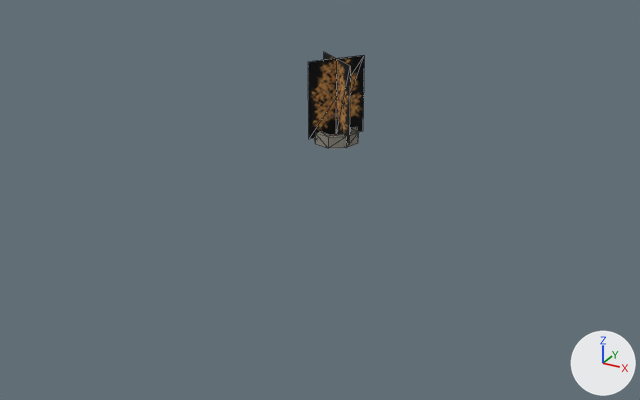
Before and after pictures for a commit that changed the OBJ model examples/vehicle-playground/res/models/urban/procgen-procpain-tree-park-large-x0zm2.obj.
Camera for both pictures: a 50 mm lens placed at (40.0, -46.5, 28.3), pointed at (10.0, 8.1, 1.0). Lighting does not change. The marker at lower right points along +X, +Y and +Z. The older version comes first. Mesh edges are drawn as thin lines. Where no turn or scale is listed for an object, it has been applied to the vertices. Vertices at exactly the same position are counted once.

The first picture shows 'procgen-procpain-tree-park-large-x0zm2'.
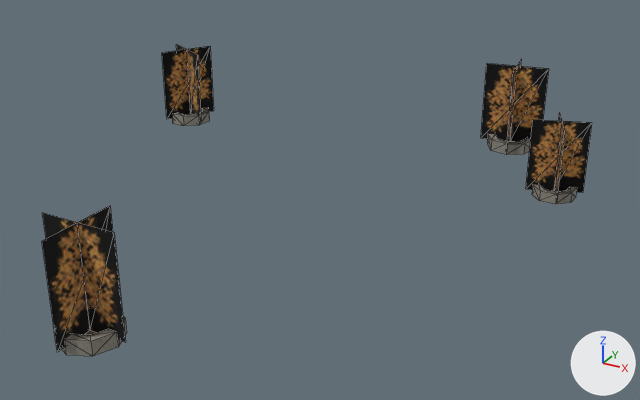
What differs and where, as boxes [x1, y1, x2, y2] in the pictures (640 x 400 px; the box of a moved part takes in the faces that stretch with it):
'procgen-procpain-tree-park-large-x0zm2', reshaped (867% wider, 223% taller): before [308, 52, 364, 148]; after [42, 44, 592, 356]
part 1 of me_procgen_procpain_tree_park_large_x0zm2, moved or reshaped: before [308, 52, 364, 144]; after [526, 112, 592, 202]
part 2 of me_procgen_procpain_tree_park_large_x0zm2, added: after [481, 59, 548, 150]
part 3 of me_procgen_procpain_tree_park_large_x0zm2, added: after [42, 206, 125, 352]
part 4 of me_procgen_procpain_tree_park_large_x0zm2, added: after [162, 44, 214, 121]
part 5 of me_procgen_procpain_tree_park_large_x0zm2, moved or reshaped: before [315, 127, 358, 148]; after [532, 185, 577, 204]
part 6 of me_procgen_procpain_tree_park_large_x0zm2, added: after [487, 134, 531, 155]
part 7 of me_procgen_procpain_tree_park_large_x0zm2, added: after [53, 316, 127, 356]
part 8 of me_procgen_procpain_tree_park_large_x0zm2, added: after [172, 107, 209, 126]

Patch to the scene script:
```diff
--- a/examples/vehicle-playground/res/models/urban/procgen-procpain-tree-park-large-x0zm2.obj.py
+++ b/examples/vehicle-playground/res/models/urban/procgen-procpain-tree-park-large-x0zm2.obj.py
@@ me_procgen_procpain_tree_park_large_x0zm2 @@
 # used by ob_procgen_procpain_tree_park_large_x0zm2; location = (0.0, 0.0, 0.0)
-me_procgen_procpain_tree_park_large_x0zm2.from_pydata(...)  # 42 vertices, 68 faces; spans x 1.31..5.78, y 20.64..25.11, z 0.0..7.84
+me_procgen_procpain_tree_park_large_x0zm2.from_pydata(...)  # 168 vertices, 272 faces; spans x -14.25..26.98, y -16.65..31.7, z 0.0..7.61
+# me_procgen_procpain_tree_park_large_x0zm2 part 1: the loose piece of 10 vertices spanning x 1.31..5.78, y 20.64..25.11, z 0.54..7.84 is turned -33.2 degrees about the z axis through its middle and scaled by 0.802, then moved by (21.33, -3.07, -0.83)
+# me_procgen_procpain_tree_park_large_x0zm2 part 2: the loose piece of 10 vertices spanning x 1.31..5.78, y 20.64..25.11, z 0.54..7.84 is copied, and the copy is turned -44.4 degrees about the z axis through its middle and scaled by 0.971, then moved by (14.77, 6.15, -0.12); it spans x 15.63..20.99, y 26.34..31.7, z 0.52..7.61
+# me_procgen_procpain_tree_park_large_x0zm2 part 3: the loose piece of 10 vertices spanning x 1.31..5.78, y 20.64..25.11, z 0.54..7.84 is copied, and the copy is turned 36 degrees about the z axis through its middle and scaled by 0.949, then moved by (3.28, -36.87, -0.21); it spans x 4.18..9.48, y -16.65..-11.35, z 0.51..7.44
+# me_procgen_procpain_tree_park_large_x0zm2 part 4: the loose piece of 10 vertices spanning x 1.31..5.78, y 20.64..25.11, z 0.54..7.84 is copied, and the copy is turned 7.3 degrees about the z axis through its middle and scaled by 0.91, then moved by (-15.59, -1.54, -0.38); it spans x -14.25..-9.83, y 19.13..23.55, z 0.49..7.13
+# me_procgen_procpain_tree_park_large_x0zm2 part 5: the loose piece of 32 vertices spanning x 1.42..5.67, y 20.75..25.0, z 0.0..1.07 is turned -33.2 degrees about the z axis through its middle and scaled by 0.802, then moved by (21.33, -3.07, -0.11)
+# me_procgen_procpain_tree_park_large_x0zm2 part 6: the loose piece of 32 vertices spanning x 1.42..5.67, y 20.75..25.0, z 0.0..1.07 is copied, and the copy is turned -44.4 degrees about the z axis through its middle and scaled by 0.971, then moved by (14.77, 6.15, -0.02); it spans x 16.25..20.37, y 26.96..31.08, z 0.0..1.04
+# me_procgen_procpain_tree_park_large_x0zm2 part 7: the loose piece of 32 vertices spanning x 1.42..5.67, y 20.75..25.0, z 0.0..1.07 is copied, and the copy is turned 36 degrees about the z axis through its middle and scaled by 0.949, then moved by (3.28, -36.87, -0.03); it spans x 4.79..8.87, y -16.04..-11.96, z 0.0..1.02
+# me_procgen_procpain_tree_park_large_x0zm2 part 8: the loose piece of 32 vertices spanning x 1.42..5.67, y 20.75..25.0, z 0.0..1.07 is copied, and the copy is turned 7.3 degrees about the z axis through its middle and scaled by 0.91, then moved by (-15.59, -1.54, -0.05); it spans x -13.92..-10.16, y 19.46..23.22, z 0.0..0.98
 me_procgen_procpain_tree_park_large_x0zm2.materials.append(mat_treea)
```
